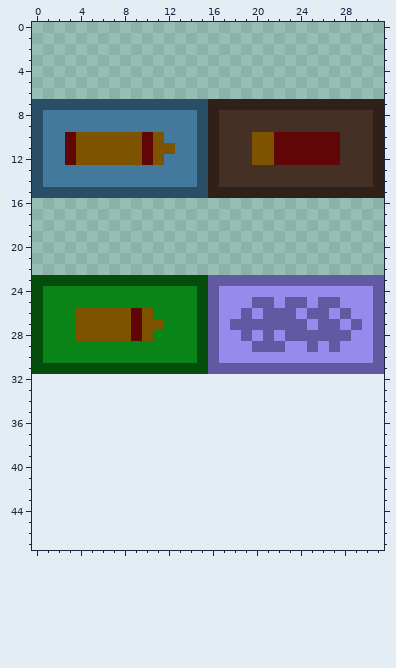
Pixel-art sprite: Assets/Sprites/ammopacks.png. This is how it looked before the edit.
The file is 32x32 pixels. Colours within 5 levels of each other are drawn and written as one. The old version is drawn lined up with the new one, on the new canvas.
New version:
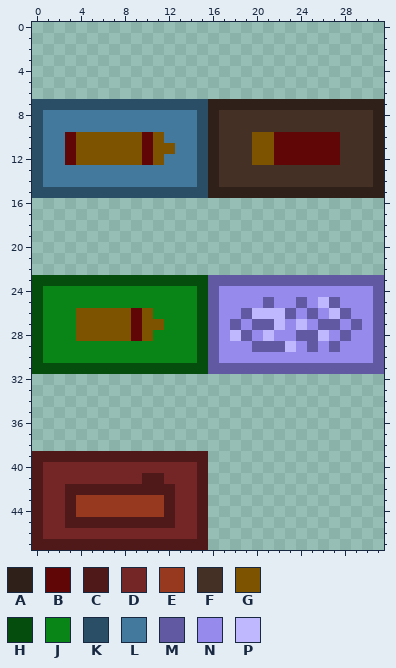
Palette (. is transparent): A #2f211a  B #600606  C #4f1919  D #742525  E #96391f  F #453026  G #7e5300  H #054d0d  J #098517  K #2a4e65  L #42799d  M #6159a1  N #968bec  P #c0b8ff
The exact change:
{"change": "canvas 32x32 -> 32x48"}
{"y":25,"x":20,"old":"M","new":"N"}
{"y":25,"x":23,"old":"M","new":"N"}
{"y":25,"x":26,"old":"M","new":"P"}
{"y":26,"x":20,"old":"NMM","new":"PPP"}
{"y":26,"x":26,"old":"MN","new":"NP"}
{"y":27,"x":19,"old":"M","new":"N"}
{"y":27,"x":22,"old":"MMM","new":"PNP"}
{"y":28,"x":18,"old":"N","new":"P"}
{"y":28,"x":21,"old":"M","new":"P"}
{"y":28,"x":23,"old":"M","new":"N"}
{"y":28,"x":26,"old":"MM","new":"PN"}
{"y":29,"x":23,"old":"N","new":"P"}
{"y":39,"x":0,"old":"................","new":"CCCCCCCCCCCCCCCC"}
{"y":40,"x":0,"old":"................","new":"CDDDDDDDDDDDDDDC"}
{"y":41,"x":0,"old":"................","new":"CDDDDDDDDDCCDDDC"}
{"y":42,"x":0,"old":"................","new":"CDDCCCCCCCCCCDDC"}
{"y":43,"x":0,"old":"................","new":"CDDCEEEEEEEECDDC"}
{"y":44,"x":0,"old":"................","new":"CDDCEEEEEEEECDDC"}
{"y":45,"x":0,"old":"................","new":"CDDCCCCCCCCCCDDC"}
{"y":46,"x":0,"old":"................","new":"CDDDDDDDDDDDDDDC"}
{"y":47,"x":0,"old":"................","new":"CCCCCCCCCCCCCCCC"}
{"label":"changed","picture_box":[230,297,340,352]}
{"label":"added","picture_box":[32,451,208,550]}
